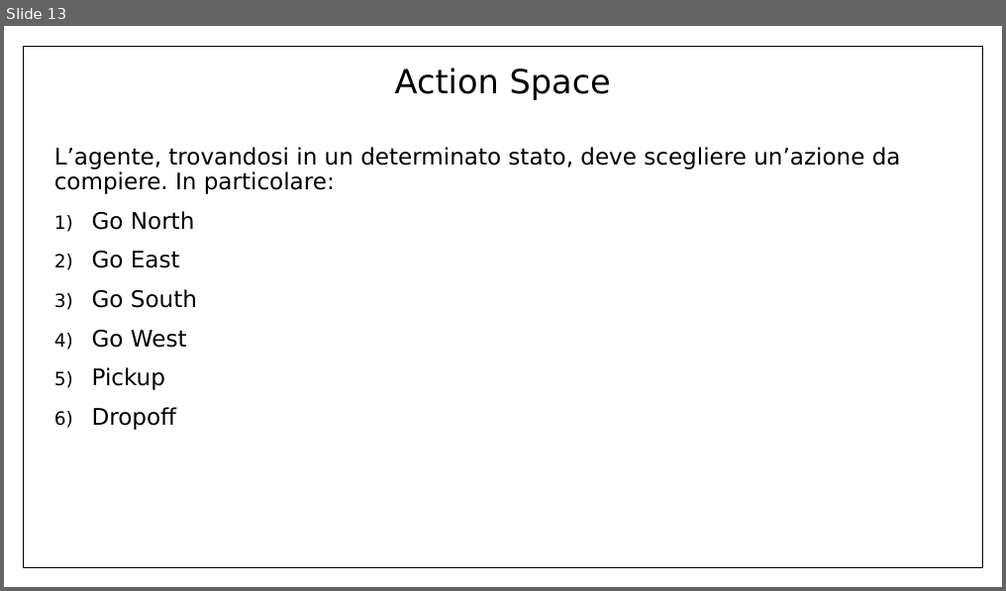
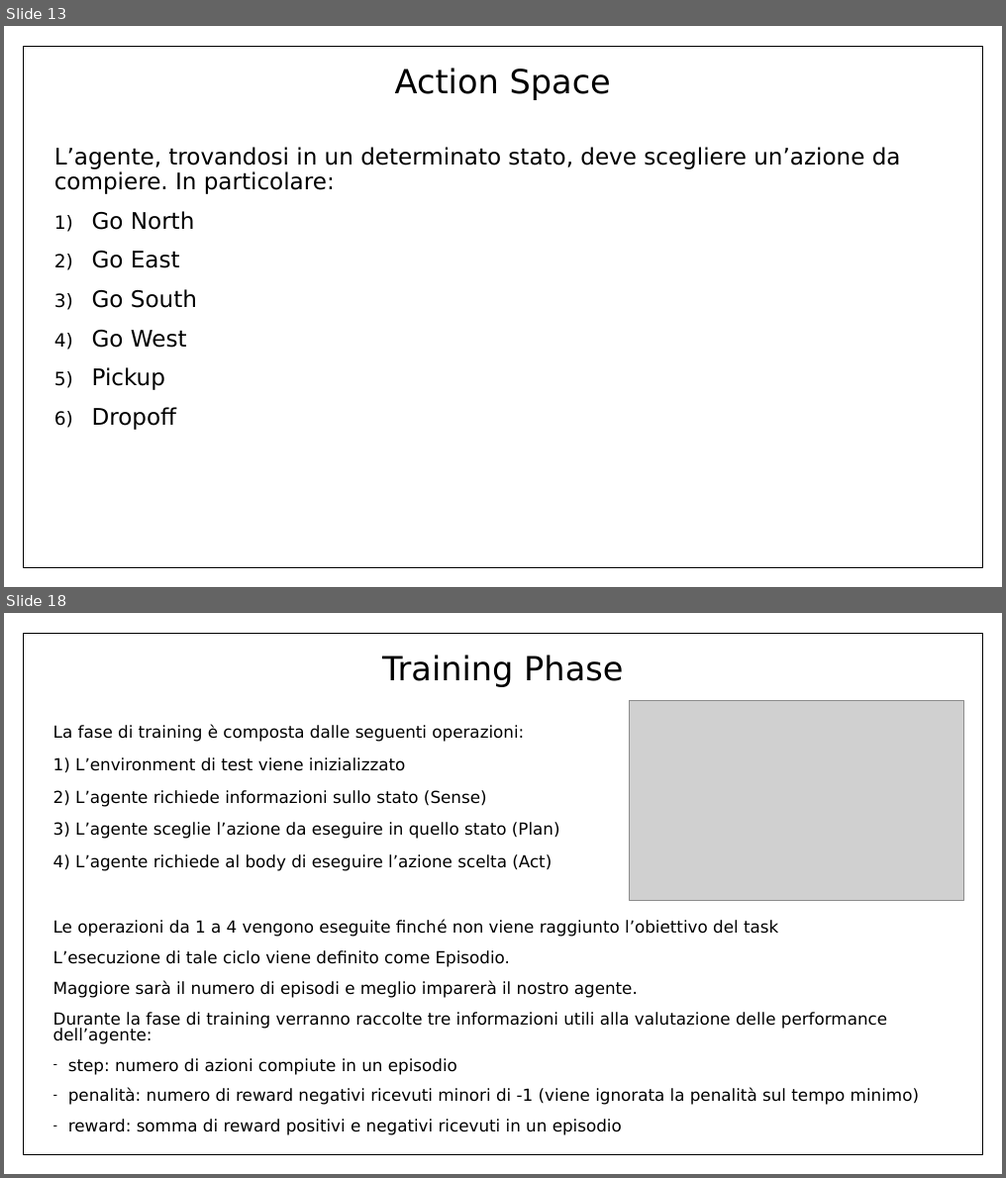
Before and after one commit to Ale1991/IntelligentSystemsLab, a slide deck: Presentazione_RLBrain.pptx. Shown one above the other, each under a label of ours: slide 13 before the commit, slides 13 and 18 after it; the slides between them are not shown. The pictures are 1006x591 and 1006x1178 pixels, drawn with LibreOffice and Linux fonts; fonts in the diff are those of the drawing; grey boxes stand for pictures. Boxes give left, top, right and bottom in pixels: in the first picture for what was removed or moved away, otherwise in the second. Text is boxed around its words. In the diff, an @@ line names an element or a change of style, - is before the commit and + after.

```diff
--- a/Presentazione_RLBrain.pptx
+++ b/Presentazione_RLBrain.pptx
@@ slide 18 added at bbox=[4, 613, 1002, 1174], background #FFFFFF @@
@@ rectangle added at bbox=[4, 613, 1002, 1174], fill #FFFFFF @@
@@ rectangle added at bbox=[23, 633, 982, 1155], outline #000000 1 pt @@
@@ title added at bbox=[382, 655, 623, 687], 32 pt, text #000000 @@
+Training Phase
@@ picture added at bbox=[630, 700, 964, 900] @@
@@ text added at bbox=[54, 725, 560, 871], 16 pt, text #000000 @@
+La fase di training è composta dalle seguenti operazioni:
+1) L’environment di test viene inizializzato
+2) L’agente richiede informazioni sullo stato (Sense)
+3) L’agente sceglie l’azione da eseguire in quello stato (Plan)
+4) L’agente richiede al body di eseguire l’azione scelta (Act)
@@ text added at bbox=[54, 920, 919, 1136], 16 pt, text #000000 @@
+Le operazioni da 1 a 4 vengono eseguite finché non viene raggiunto l’obiettivo del task
+L’esecuzione di tale ciclo viene definito come Episodio.
+Maggiore sarà il numero di episodi e meglio imparerà il nostro agente.
+Durante la fase di training verranno raccolte tre informazioni utili alla valutazione delle performance dell’agente:
+– step: numero di azioni compiute in un episodio
+– penalità: numero di reward negativi ricevuti minori di -1 (viene ignorata la penalità sul tempo minimo)
+– reward: somma di reward positivi e negativi ricevuti in un episodio
```
Also in this commit, not shown: 6 slides changed, 5 other slides added, 2 slides removed.
